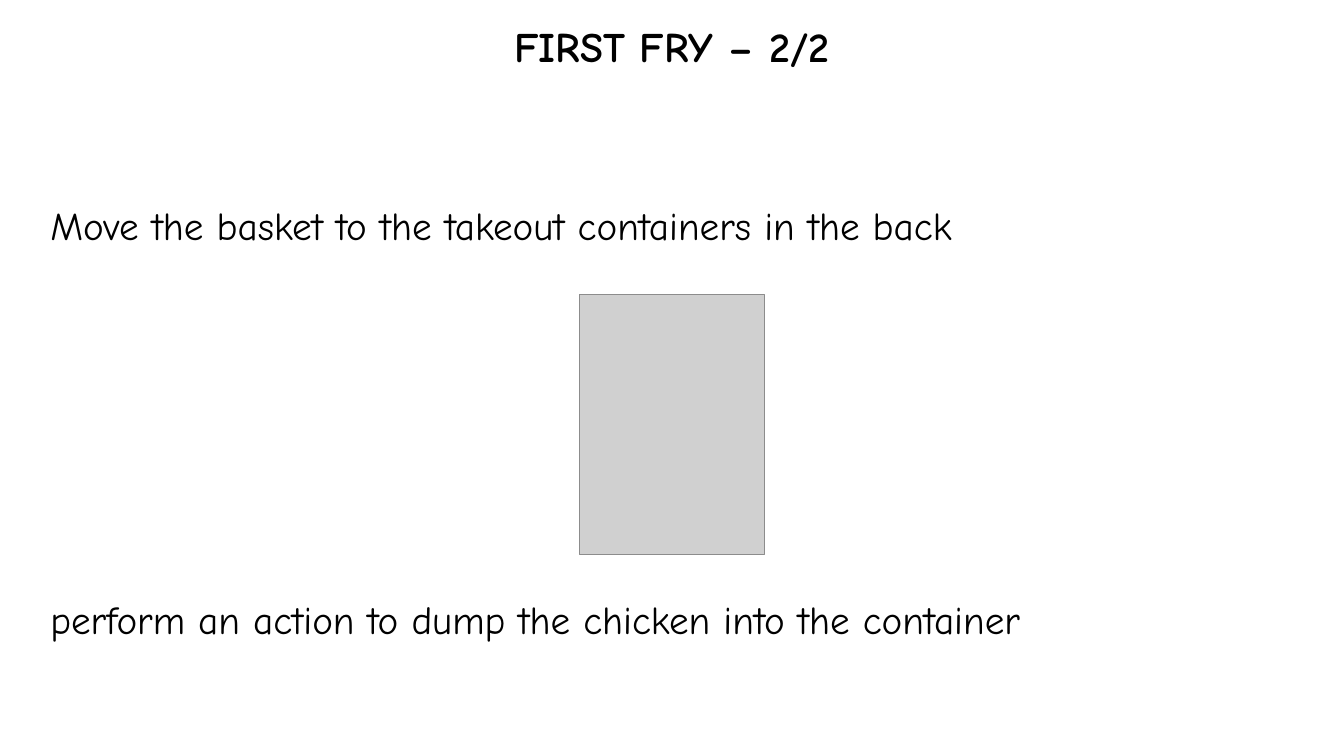
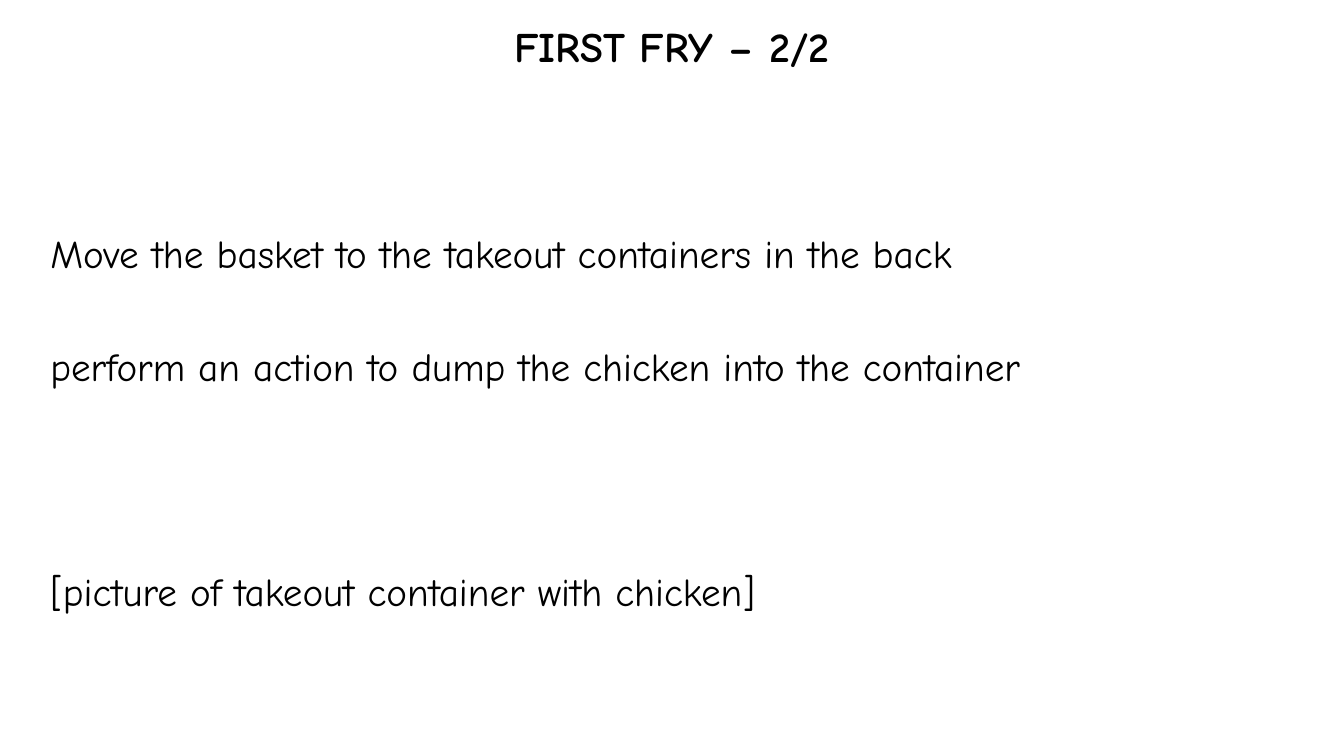
Before and after one commit to hwaet/LD48, a slide deck: slide 4 of Assets/Instructions/Source.pptx. Drawn at 1344x756 pixels with LibreOffice and Linux fonts; fonts in the diff are those of the drawing; grey boxes stand for pictures. Boxes give left, top, right and bottom in pixels: in the first picture for what was removed or moved away, otherwise in the second. Text is boxed around its words. In the diff, an @@ line names an element or a change of style, - is before the commit and + after.

```diff
--- a/Assets/Instructions/Source.pptx
+++ b/Assets/Instructions/Source.pptx
@@ picture removed at (580, 295, 765, 556) @@
@@ text at (50, 574, 755, 614): paragraph added @@
+[picture of takeout container with chicken]
```
Also in this commit, not shown: 9 other slides changed, 30 other files.
